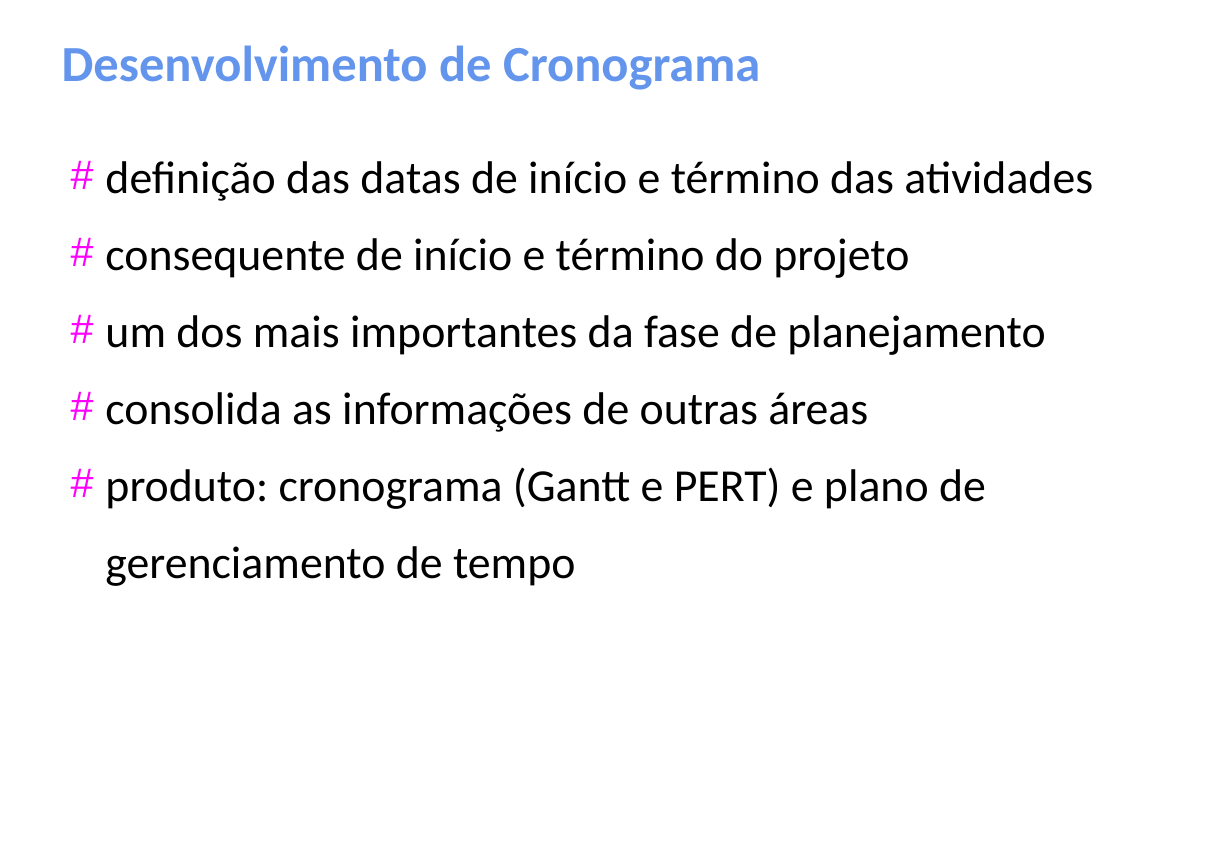
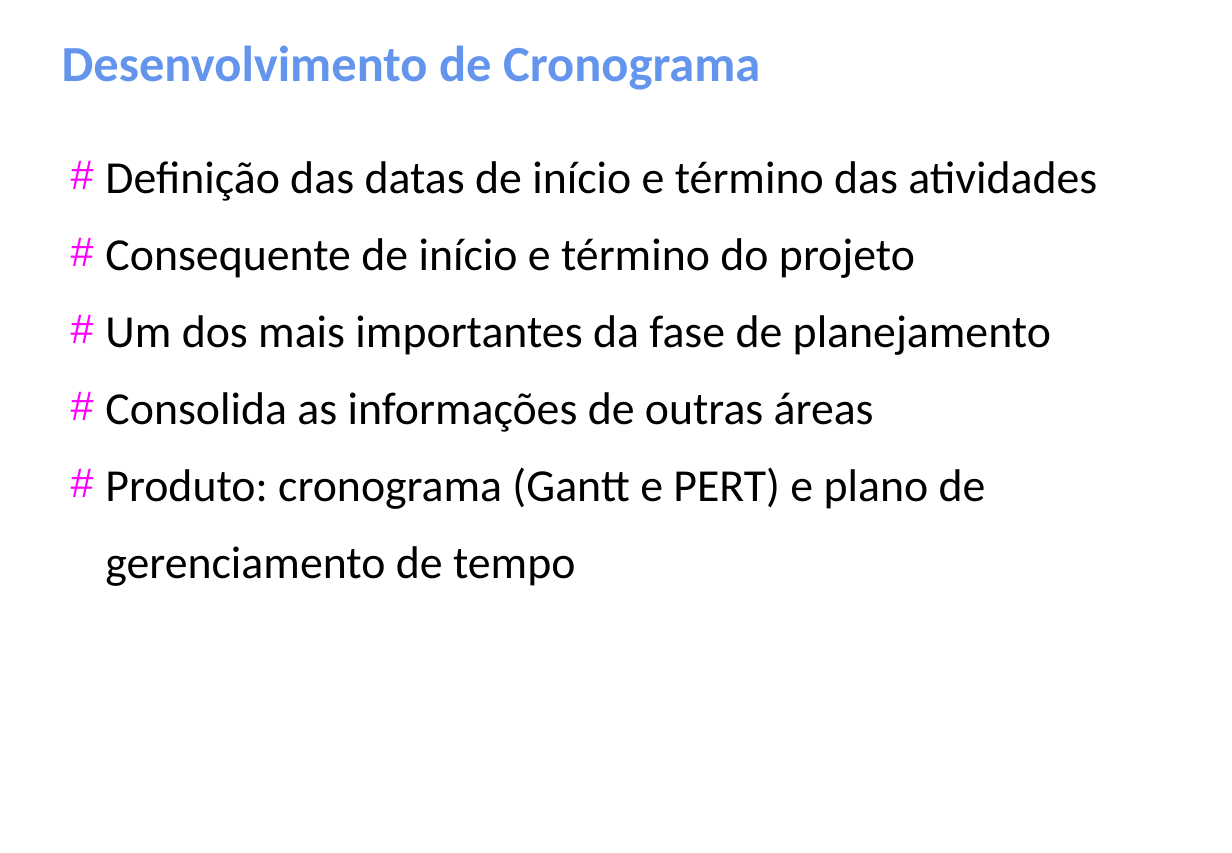
Before and after one commit to gomesluiz/gestao-de-projetos, a slide deck: slide 90 of aulas/project-aula-01.odp (slide 73 before the commit). Drawn at 1232x853 pixels with LibreOffice and Linux fonts; fonts in the diff are those of the drawing. Boxes give left, top, right and bottom in pixels: in the first picture for what was removed or moved away, otherwise in the second. Text is boxed around its words. In the diff, an @@ line names an element or a change of style, - is before the commit and + after.

```diff
--- a/aulas/project-aula-01.odp
+++ b/aulas/project-aula-01.odp
@@ text at box(105, 161, 1097, 586): text changed @@
-# definição das datas de início e término das atividades
-# consequente de início e término do projeto
-# um dos mais importantes da fase de planejamento
-# consolida as informações de outras áreas
-# produto: cronograma (Gantt e PERT) e plano de gerenciamento de tempo
+# Definição das datas de início e término das atividades
+# Consequente de início e término do projeto
+# Um dos mais importantes da fase de planejamento
+# Consolida as informações de outras áreas
+# Produto: cronograma (Gantt e PERT) e plano de gerenciamento de tempo
```
Also in this commit, not shown: 10 other slides changed, 20 slides added, 2 slides removed.
